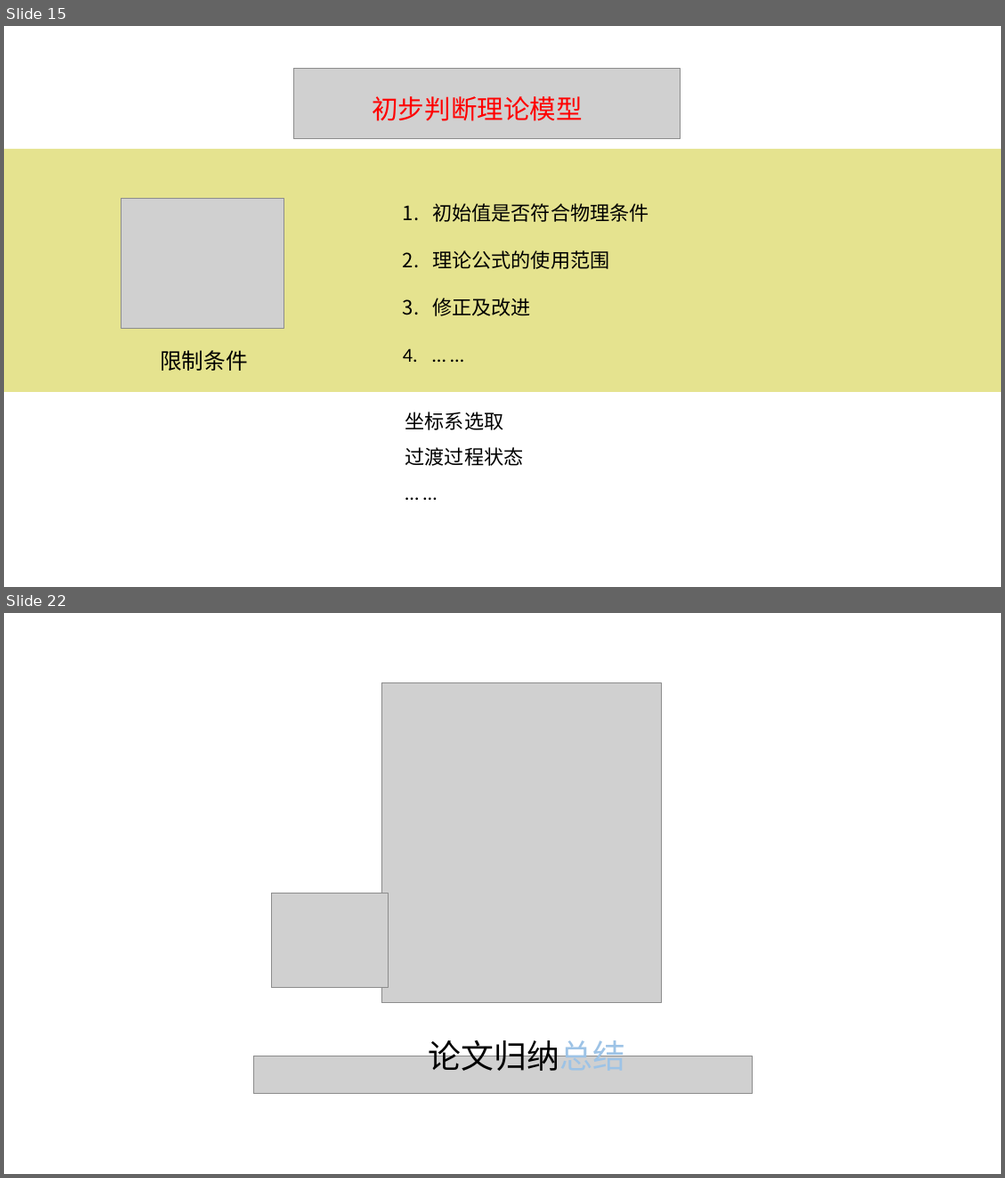
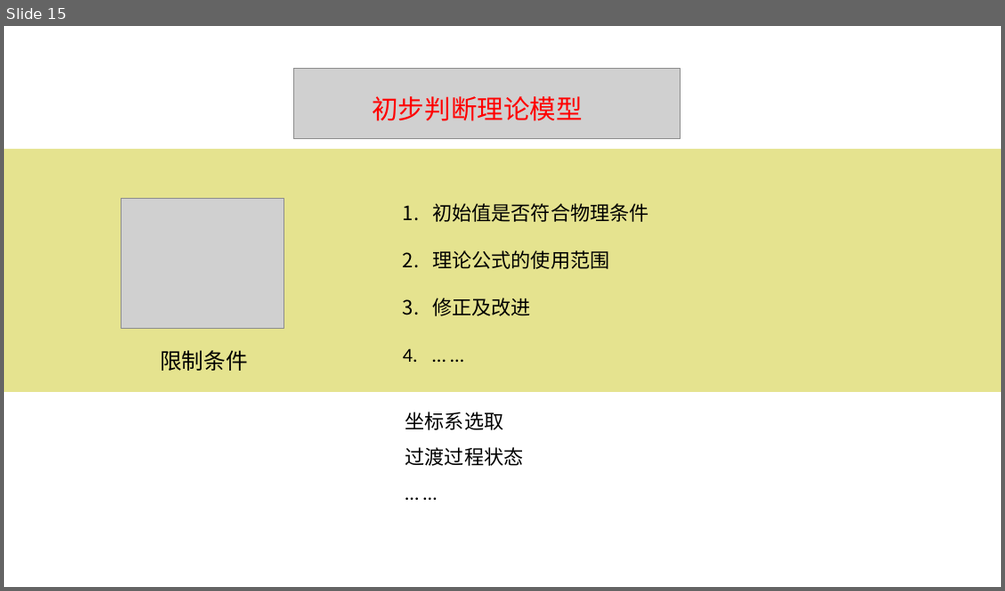
Before and after one commit to sybcfq100/MatlabForGit, a slide deck: 物理实验技能.pptx. Shown one above the other, each under a label of ours: slides 15 and 22 before the commit, slide 15 after it; the slides between them are not shown. The pictures are 1005x1178 and 1005x591 pixels, drawn with LibreOffice and Linux fonts; fonts in the diff are those of the drawing; grey boxes stand for pictures. Boxes give left, top, right and bottom in pixels: in the first picture for what was removed or moved away, otherwise in the second. Text is boxed around its words. In the diff, an @@ line names an element or a change of style, - is before the commit and + after.

```diff
--- a/物理实验技能.pptx
+++ b/物理实验技能.pptx
@@ slide 22 removed at (4, 613, 1001, 1174), background #FFFFFF @@
@@ picture removed at (381, 683, 661, 1003) @@
@@ picture removed at (272, 893, 388, 988) @@
@@ text removed at (429, 1034, 626, 1070) @@
-论文归纳总结
@@ picture removed at (253, 1056, 752, 1094) @@
```
Also in this commit, not shown: 2 slides changed, 4 slides added, 9 other slides removed.
